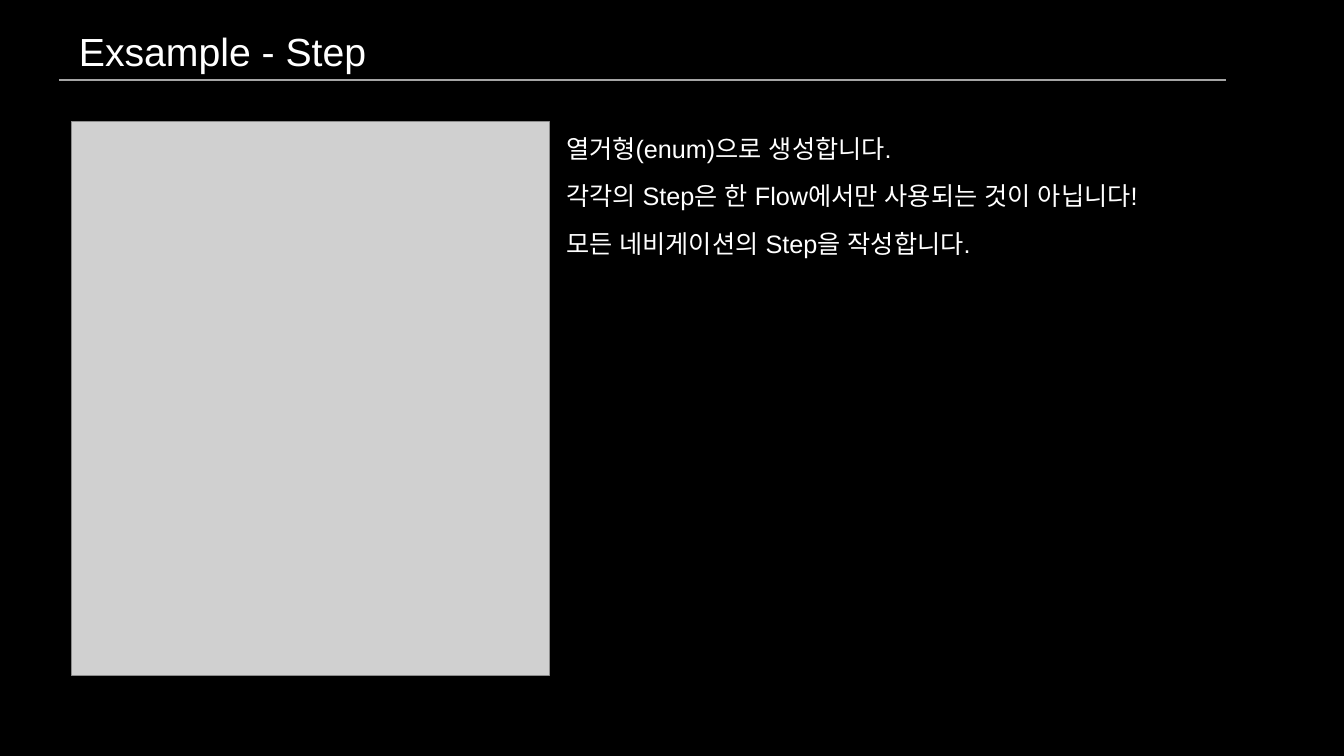
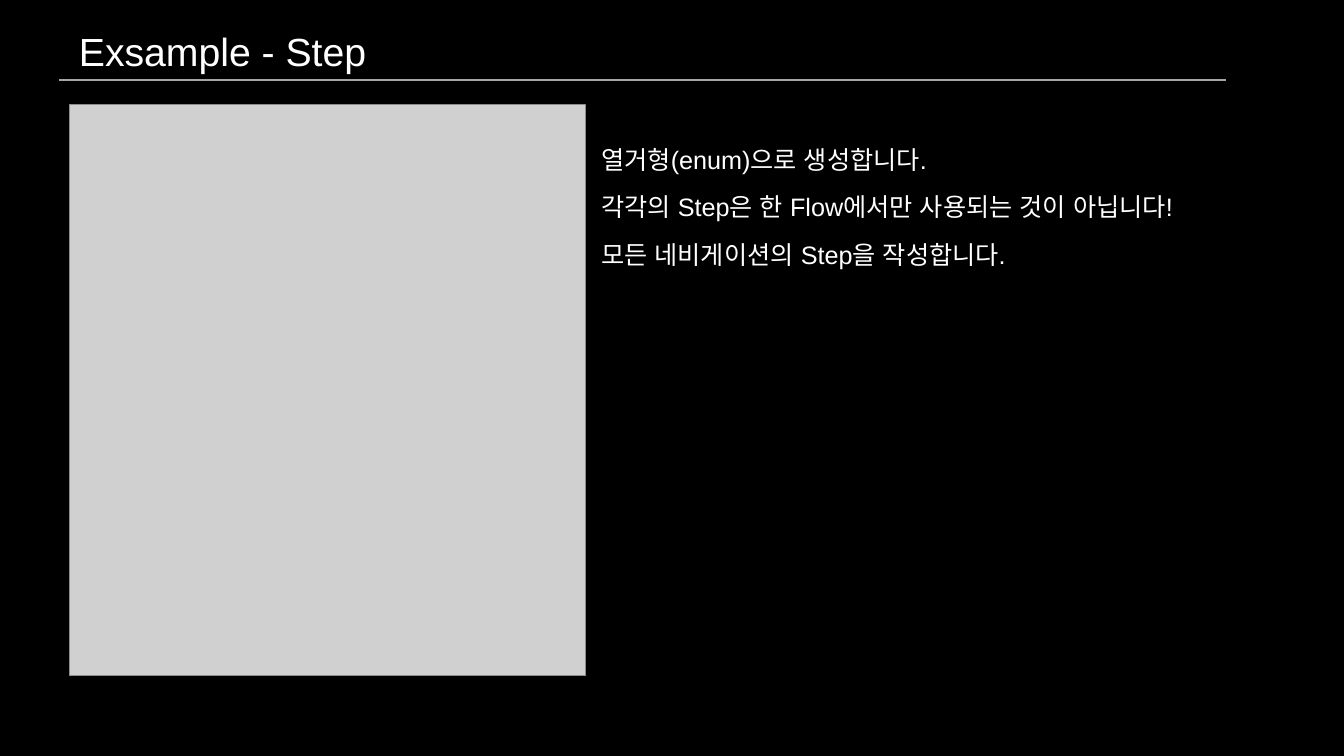
Before and after one commit to MangDic/RxFlow_Exsample, a slide deck: slide 11 of RxFlow 세미나 - 이명직.pptx. Drawn at 1344x756 pixels with LibreOffice and Linux fonts; fonts in the diff are those of the drawing; grey boxes stand for pictures. Boxes give left, top, right and bottom in pixels: in the first picture for what was removed or moved away, otherwise in the second. Text is boxed around its words. In the diff, an @@ line names an element or a change of style, - is before the commit and + after.

```diff
--- a/RxFlow 세미나 - 이명직.pptx
+++ b/RxFlow 세미나 - 이명직.pptx
@@ picture: place and size @@
-picture at <box>72,121,549,676</box>
+picture at <box>70,105,587,677</box>
@@ 3 texts: place and size @@
-3 texts at <box>566,137,1138,258</box>
+3 texts at <box>601,148,1173,269</box>
```
Also in this commit, not shown: 1 other slide changed, 1 slide removed, 2 other files.
